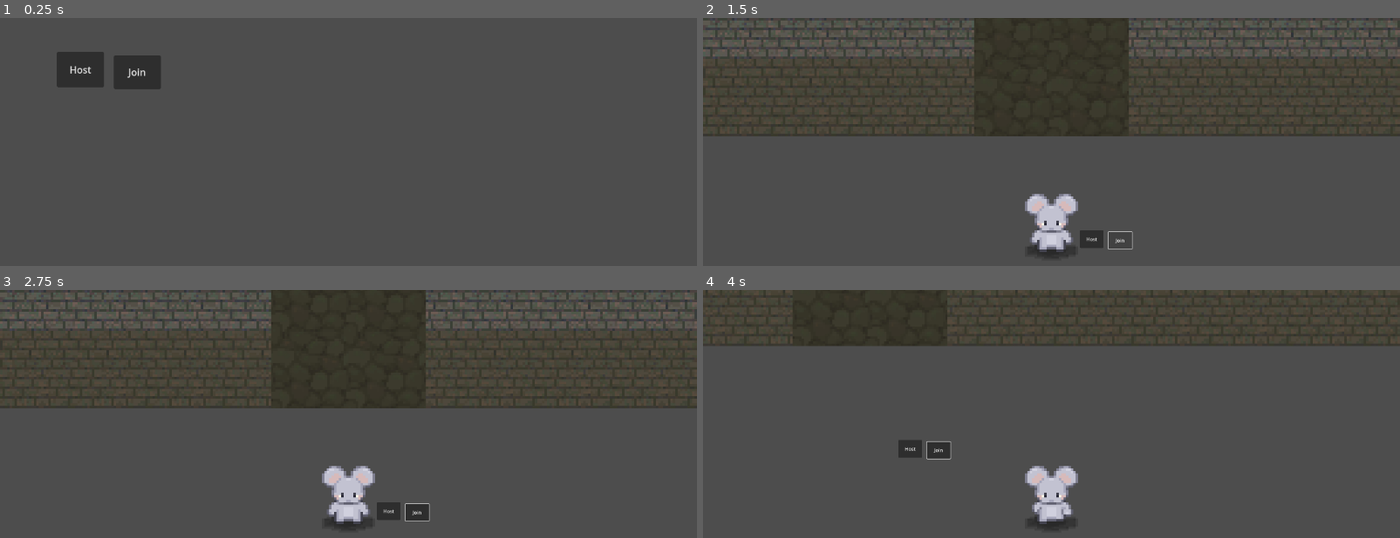
Above: before the commit, frames 1-4 (two rows, left to right).
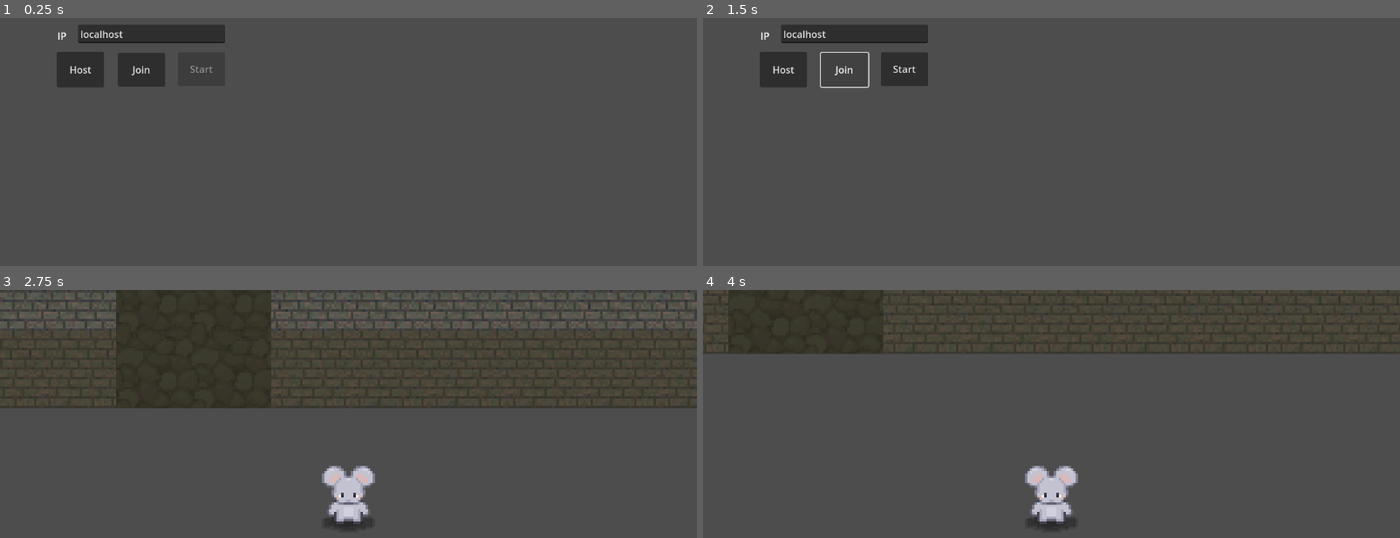
Above: after the commit, the same moments.

Repository: ej31415/Rat
Game: Godot game, scene res://start_screen.tscn
Two runs of this game, one before a commit and one after it. Both use one fixed random seed, a clock stepped at 60 frames per second and the inputs below. Before the commit the project starts from res://main.tscn.
Inputs (mouse positions are in pixels of both pictures, inside the frame that each line leads up to):
- Up to frame 1 (0.25 s): no input
- Up to frame 2 (1.5 s): click "Host" at 0.5 s; click "Join" at 1.25 s
- Up to frame 3 (2.75 s): click (202, 342) at 2 s, where only the run after the commit has a clickable "Start"
- Up to frame 4 (4 s): hold D (RIGHT) 2.78-3.53 s; hold Shift (SHIFT) 2.78-3.53 s; hold S (DOWN) from 3.53 s (still down); tap Shift (SHIFT) at 3.6 s

The runs differ from the first frame. In frame 1, 1.9% of the frame differs, in the area x 8-33%, y 2-29%; in frame 2, 23%, in the area x 0-100%, y 0-97%; in frame 3, 8.0%; in frame 4, 3.0%.

Commit message:
something

Diff:
--- a/brown_mouse.gd
+++ b/brown_mouse.gd
@@ -1,6 +1,5 @@
 extends Player
 
 func _ready() -> void:
+	super._ready()
 	print("initialized brown mouse")
-	if is_multiplayer_authority():
-		$Camera2D.make_current()
--- a/gray_mouse.gd
+++ b/gray_mouse.gd
@@ -1,6 +1,5 @@
 extends Player
 
 func _ready() -> void:
+	super._ready()
 	print("initialized gray mouse")
-	if is_multiplayer_authority():
-		$Camera2D.make_current()
--- a/main.gd
+++ b/main.gd
@@ -1,22 +1,30 @@
 extends Node2D
 
-var peer = ENetMultiplayerPeer.new()
-@export var player_scene: PackedScene
+class_name MainNode
 
-func _on_host_pressed():
-	peer.create_server(135)
-	multiplayer.multiplayer_peer = peer
-	multiplayer.peer_connected.connect(_add_player)
-	_add_player()
+@export var gray_mouse: PackedScene
+@export var brown_mouse: PackedScene
+@export var sb_mouse: PackedScene
+@export var tan_mouse: PackedScene
+
+var mice = []
+
+func _init() -> void:
+	gray_mouse = preload("res://gray_mouse.tscn")
+	brown_mouse = preload("res://brown_mouse.tscn")
+	sb_mouse = preload("res://sb_mouse.tscn")
+	tan_mouse = preload("res://tan_mouse.tscn")
+	mice = [gray_mouse, brown_mouse, sb_mouse, tan_mouse]
 
 func _add_player(id = 1):
-	var player = player_scene.instantiate()
-	player.name = str(id)
-	call_deferred("add_child", player)
-
-func _on_join_pressed():
-	peer.create_client("localhost", 135)
-	multiplayer.multiplayer_peer = peer
+	if len(mice) > 0:
+		var rng = RandomNumberGenerator.new()
+		var idx = rng.randi_range(0, len(mice) - 1)
+		var mouse = mice[idx]
+		var player = mouse.instantiate()
+		mice.pop_at(idx)
+		player.name = str(id)
+		call_deferred("add_child", player)
 
 # Constructed for testing purposes only.
 
--- a/main.tscn
+++ b/main.tscn
@@ -1,10 +1,13 @@
-[gd_scene load_steps=12 format=3 uid="uid://d055hmy0w3mmb"]
+[gd_scene load_steps=15 format=3 uid="uid://d055hmy0w3mmb"]
 
 [ext_resource type="Script" path="res://main.gd" id="1_s4k2t"]
 [ext_resource type="Script" path="res://map.gd" id="2_4s054"]
 [ext_resource type="PackedScene" uid="uid://be70b1rbh61b3" path="res://gray_mouse.tscn" id="2_nn2rc"]
+[ext_resource type="PackedScene" uid="uid://cip1oahpmpagq" path="res://brown_mouse.tscn" id="3_25c60"]
 [ext_resource type="Texture2D" uid="uid://iyrxxy6o6sts" path="res://assets/Tile Sets/Floors/floor.jpg" id="4_8xaux"]
 [ext_resource type="Texture2D" uid="uid://b1yqxuo30e6kr" path="res://assets/Tile Sets/Walls/Walls 6.png" id="4_jaqq8"]
+[ext_resource type="PackedScene" uid="uid://75nausi002r2" path="res://sb_mouse.tscn" id="4_ya4us"]
+[ext_resource type="PackedScene" uid="uid://bga65g3uwmuq1" path="res://tan_mouse.tscn" id="5_lqi8s"]
 [ext_resource type="Texture2D" uid="uid://03qlcaq8dcgo" path="res://assets/Tile Sets/Walls/Walls.jpg" id="6_j188n"]
 
 [sub_resource type="TileSetAtlasSource" id="TileSetAtlasSource_1oqjg"]
@@ -40,7 +43,10 @@
 [node name="main" type="Node2D"]
 y_sort_enabled = true
 script = ExtResource("1_s4k2t")
-player_scene = ExtResource("2_nn2rc")
+gray_mouse = ExtResource("2_nn2rc")
+brown_mouse = ExtResource("3_25c60")
+sb_mouse = ExtResource("4_ya4us")
+tan_mouse = ExtResource("5_lqi8s")
 
 [node name="Map" type="Node2D" parent="."]
 y_sort_enabled = true
@@ -57,24 +63,8 @@
 
 [node name="StartPosition" type="Marker2D" parent="."]
 
-[node name="host" type="Button" parent="."]
-offset_left = 94.0
-offset_top = 56.0
-offset_right = 172.0
-offset_bottom = 115.0
-text = "Host"
-
-[node name="join" type="Button" parent="."]
-offset_left = 188.0
-offset_top = 62.0
-offset_right = 266.0
-offset_bottom = 118.0
-text = "Join"
-
 [node name="MultiplayerSpawner" type="MultiplayerSpawner" parent="."]
-_spawnable_scenes = PackedStringArray("res://gray_mouse.tscn", "res://tan_mouse.tscn")
+_spawnable_scenes = PackedStringArray("res://gray_mouse.tscn", "res://tan_mouse.tscn", "res://sb_mouse.tscn", "res://brown_mouse.tscn")
 spawn_path = NodePath("..")
 
 [connection signal="ready" from="Map" to="." method="_ready"]
-[connection signal="pressed" from="host" to="." method="_on_host_pressed"]
-[connection signal="pressed" from="join" to="." method="_on_join_pressed"]
--- a/player.gd
+++ b/player.gd
@@ -2,11 +2,23 @@
 
 class_name Player
 
-enum Roles {MOUSE, RAT, SHERIFF}
+static var roles = ["mouse", "mouse", "sheriff", "rat"]
+static var rng = RandomNumberGenerator.new()
 
 const SPEED = 400.0
 var anim = "static front"
-var role = Roles.RAT
+var role = ""
+
+func _init() -> void:
+	var idx = rng.randi_range(0, len(roles) - 1)
+	role = roles[idx]
+	roles.pop_at(idx)
+
+func _ready() -> void:
+	if is_multiplayer_authority():
+		$Camera2D.make_current()
+	if role == "":
+		print("role not set")
 
 func _enter_tree() -> void:
 	set_multiplayer_authority(name.to_int())
@@ -15,7 +27,7 @@
 	if is_multiplayer_authority():
 	# Get the input direction and handle the movement/deceleration.
 		var direction := Input.get_vector("LEFT", "RIGHT", "UP", "DOWN").normalized()
-		if role == Roles.RAT and Input.is_action_pressed("SHIFT"):
+		if role == "rat" and Input.is_action_pressed("SHIFT"):
 			direction *= 2.0
 			$AnimatedSprite2D.speed_scale = 2.0
 		else:
--- a/project.godot
+++ b/project.godot
@@ -11,7 +11,7 @@
 [application]
 
 config/name="Rat"
-run/main_scene="res://main.tscn"
+run/main_scene="res://start_screen.tscn"
 config/features=PackedStringArray("4.3", "Forward Plus")
 config/icon="res://icon.svg"
 
--- a/sb_mouse.gd
+++ b/sb_mouse.gd
@@ -1,6 +1,5 @@
 extends Player
 
 func _ready() -> void:
+	super._ready()
 	print("initialized strawberry blonde mouse")
-	if is_multiplayer_authority():
-		$Camera2D.make_current()
--- /dev/null
+++ b/start_screen.gd
@@ -0,0 +1,23 @@
+extends Control
+
+var main = preload("res://main.tscn").instantiate()
+var peer = ENetMultiplayerPeer.new()
+
+func _on_host_pressed():
+	peer.create_server(135)
+	multiplayer.multiplayer_peer = peer
+	multiplayer.peer_connected.connect(main._add_player)
+	main._add_player()
+	$start.disabled = false
+
+func _on_join_pressed():
+	peer.create_client($ip.text, 135)
+	multiplayer.multiplayer_peer = peer
+
+func _on_start_pressed():
+	start_helper.rpc()
+
+@rpc("any_peer", "call_local")
+func start_helper():
+	get_tree().root.add_child(main)
+	self.hide()
--- a/start_screen.tscn
+++ b/start_screen.tscn
@@ -1,4 +1,6 @@
-[gd_scene format=3 uid="uid://cm8q1nq5ohg3k"]
+[gd_scene load_steps=2 format=3 uid="uid://cm8q1nq5ohg3k"]
+
+[ext_resource type="Script" path="res://start_screen.gd" id="1_c7qwj"]
 
 [node name="StartScreen" type="Control"]
 layout_mode = 3
@@ -7,3 +9,52 @@
 anchor_bottom = 1.0
 grow_horizontal = 2
 grow_vertical = 2
+script = ExtResource("1_c7qwj")
+
+[node name="host" type="Button" parent="."]
+offset_left = 94.0
+offset_top = 56.0
+offset_right = 172.0
+offset_bottom = 115.0
+text = "Host"
+
+[node name="join" type="Button" parent="."]
+offset_left = 195.0
+offset_top = 58.0
+offset_right = 273.0
+offset_bottom = 114.0
+text = "Join"
+
+[node name="start" type="Button" parent="."]
+layout_mode = 1
+anchors_preset = -1
+anchor_left = -2.504
+anchor_top = -1.035
+anchor_right = -2.504
+anchor_bottom = -1.035
+offset_left = 3178.61
+offset_top = 727.68
+offset_right = 3256.61
+offset_bottom = 783.68
+disabled = true
+text = "Start"
+
+[node name="ip" type="LineEdit" parent="."]
+layout_mode = 0
+offset_left = 129.0
+offset_top = 11.0
+offset_right = 372.0
+offset_bottom = 42.0
+text = "localhost"
+
+[node name="label" type="Label" parent="."]
+layout_mode = 0
+offset_left = 95.0
+offset_top = 18.0
+offset_right = 121.0
+offset_bottom = 41.0
+text = "IP"
+
+[connection signal="pressed" from="host" to="." method="_on_host_pressed"]
+[connection signal="pressed" from="join" to="." method="_on_join_pressed"]
+[connection signal="pressed" from="start" to="." method="_on_start_pressed"]
--- a/tan_mouse.gd
+++ b/tan_mouse.gd
@@ -1,6 +1,5 @@
 extends Player
 
 func _ready() -> void:
+	super._ready()
 	print("initialized tan mouse")
-	if is_multiplayer_authority():
-		$Camera2D.make_current()
